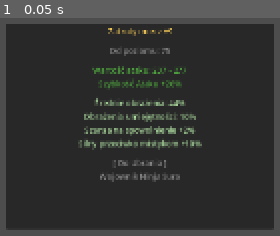
Above: before the commit, frame 1.
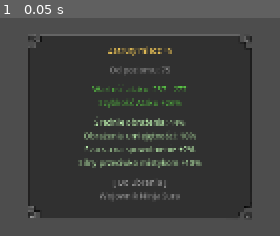
Above: after the commit, the same moment.

Repository: wrona777/metin2LikeInventory
Game: Godot game, scene res://scenes/popups.tscn
The game is run twice, just before and just after one commit, with the same random seed, the same clock (stepped at 60 frames per second) and the same inputs. This scene is started directly instead of the project's main scene.
Inputs:
- Up to frame 1 (0.05 s): no input

The runs differ from the first frame. In frame 1, 33% of the frame differs, in the area x 2-98%, y 2-98%.

Commit message:
grafika PopUp i troche ui

Diff:
--- a/scenes/popups.tscn
+++ b/scenes/popups.tscn
@@ -1,4 +1,8 @@
-[gd_scene format=3 uid="uid://cvqsyqk6acgjs"]
+[gd_scene load_steps=3 format=3 uid="uid://cvqsyqk6acgjs"]
+
+[ext_resource type="Texture2D" uid="uid://8krp8u5yi80o" path="res://assets/ItemPopUpBox.png" id="1_fk52g"]
+
+[sub_resource type="StyleBoxTexture" id="StyleBoxTexture_201id"]
 
 [node name="popups" type="Control"]
 layout_mode = 3
@@ -12,33 +16,52 @@
 [node name="ItemPopup" type="PopupPanel" parent="UI"]
 unique_name_in_owner = true
 initial_position = 1
-size = Vector2i(534, 413)
+size = Vector2i(450, 370)
 visible = true
+theme_override_styles/panel = SubResource("StyleBoxTexture_201id")
 
-[node name="VBoxContainer" type="VBoxContainer" parent="UI/ItemPopup"]
+[node name="NinePatchRect" type="NinePatchRect" parent="UI/ItemPopup"]
 anchors_preset = 5
 anchor_left = 0.5
 anchor_right = 0.5
-offset_left = -263.0
-offset_top = 4.0
-offset_right = 263.0
-offset_bottom = 409.0
+offset_left = -225.0
+offset_right = 225.0
+offset_bottom = 370.0
 grow_horizontal = 2
+texture = ExtResource("1_fk52g")
+region_rect = Rect2(500, 149, 503, 503)
+patch_margin_left = 18
+patch_margin_top = 30
+patch_margin_right = 19
+patch_margin_bottom = 19
+
+[node name="MarginContainer" type="MarginContainer" parent="UI/ItemPopup/NinePatchRect"]
+layout_mode = 1
+anchors_preset = 15
+anchor_right = 1.0
+anchor_bottom = 1.0
+grow_horizontal = 2
+grow_vertical = 2
+theme_override_constants/margin_top = 20
+theme_override_constants/margin_bottom = 20
+
+[node name="VBoxContainer" type="VBoxContainer" parent="UI/ItemPopup/NinePatchRect/MarginContainer"]
+layout_mode = 2
 theme_override_constants/separation = 15
 
-[node name="Name" type="Label" parent="UI/ItemPopup/VBoxContainer"]
+[node name="Name" type="Label" parent="UI/ItemPopup/NinePatchRect/MarginContainer/VBoxContainer"]
 layout_mode = 2
 size_flags_horizontal = 4
 theme_override_colors/font_color = Color(0.996078, 0.823529, 0.360784, 1)
 text = "Zatruty miecz +9"
 
-[node name="lvlReq" type="Label" parent="UI/ItemPopup/VBoxContainer"]
+[node name="lvlReq" type="Label" parent="UI/ItemPopup/NinePatchRect/MarginContainer/VBoxContainer"]
 layout_mode = 2
 size_flags_horizontal = 4
 theme_override_colors/font_color = Color(0.654232, 0.654232, 0.654232, 1)
 text = "Od poziomu: 75"
 
-[node name="baseStats" type="Label" parent="UI/ItemPopup/VBoxContainer"]
+[node name="baseStats" type="Label" parent="UI/ItemPopup/NinePatchRect/MarginContainer/VBoxContainer"]
 layout_mode = 2
 size_flags_horizontal = 4
 theme_override_colors/font_color = Color(0.356863, 0.772549, 0.278431, 1)
@@ -46,7 +69,7 @@
 Szybkość Ataku +26%"
 horizontal_alignment = 1
 
-[node name="rolls" type="Label" parent="UI/ItemPopup/VBoxContainer"]
+[node name="rolls" type="Label" parent="UI/ItemPopup/NinePatchRect/MarginContainer/VBoxContainer"]
 layout_mode = 2
 size_flags_horizontal = 4
 theme_override_colors/font_color = Color(0.781771, 0.997168, 0.722426, 1)
@@ -56,7 +79,7 @@
 Silny przeciwko mistykom +10%"
 horizontal_alignment = 1
 
-[node name="class" type="Label" parent="UI/ItemPopup/VBoxContainer"]
+[node name="class" type="Label" parent="UI/ItemPopup/NinePatchRect/MarginContainer/VBoxContainer"]
 layout_mode = 2
 size_flags_horizontal = 4
 theme_override_colors/font_color = Color(0.654232, 0.654232, 0.654232, 1)
Binary file added: assets/ItemPopUpBox.png
Not shown, added: assets/ItemPopUpBox.png.import
